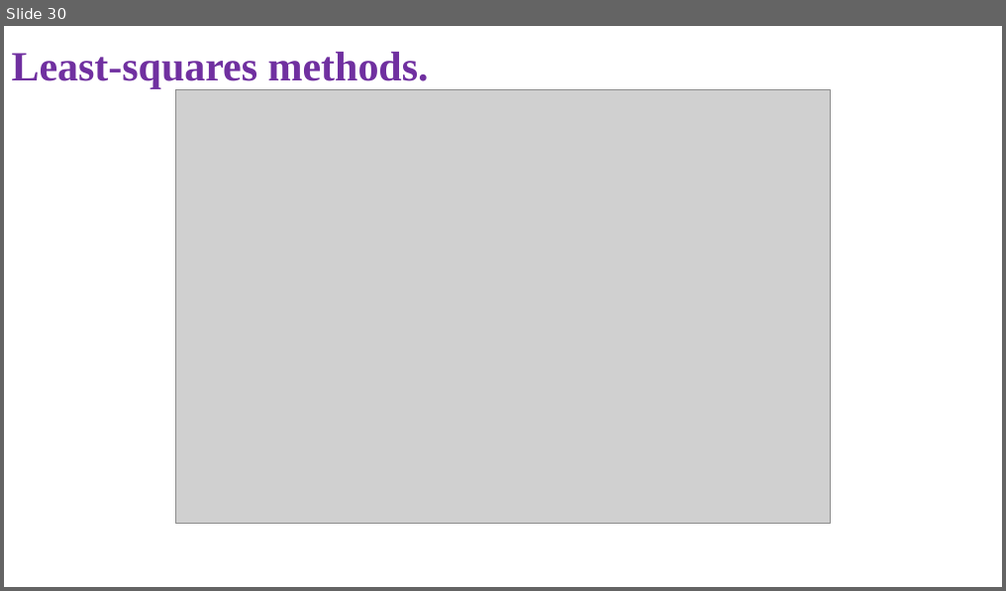
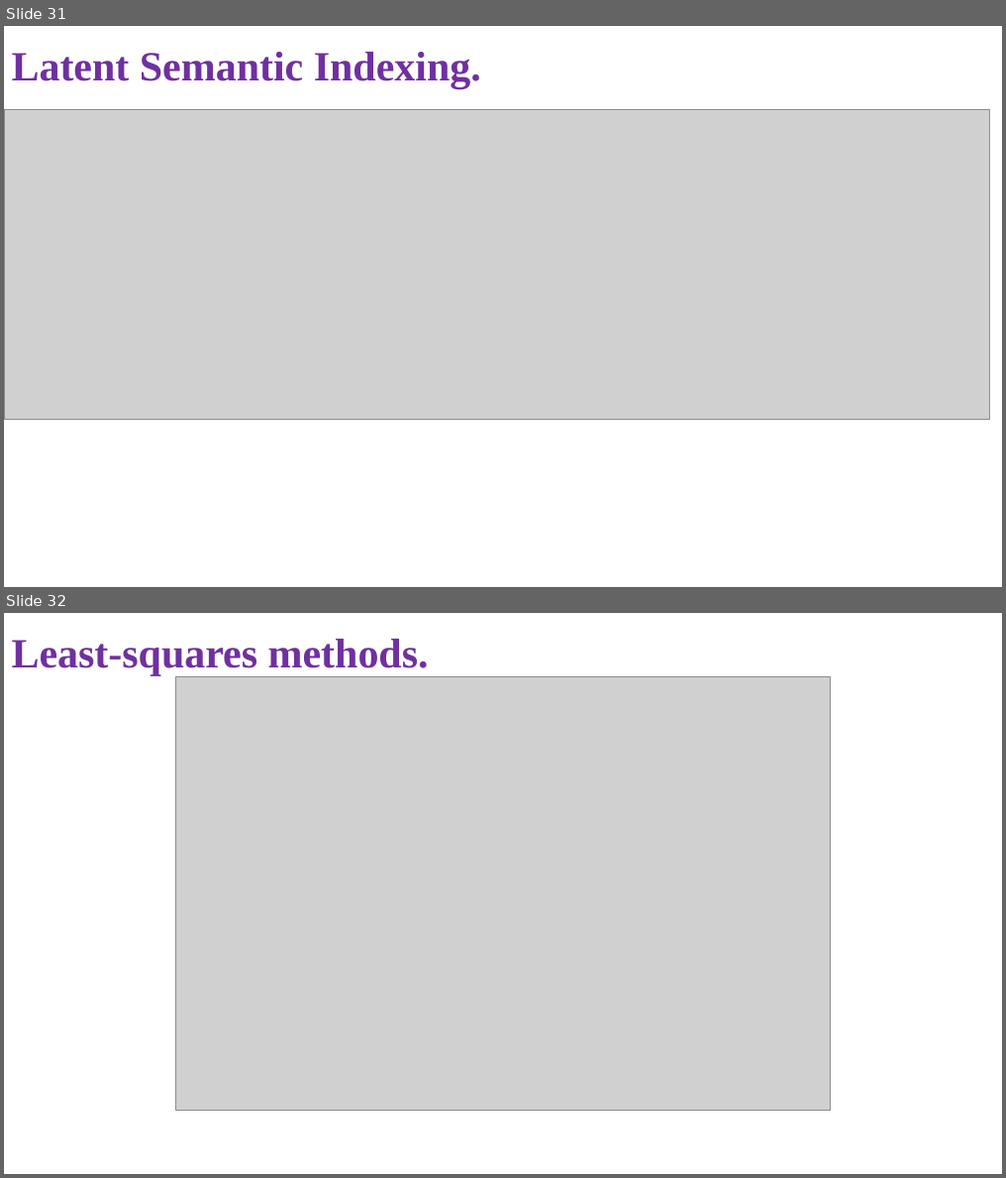
Before and after one commit to NghiLamPhuc/NLP., a slide deck: IR/Presentation1.pptx. Shown one above the other, each under a label of ours: slide 30 before the commit, slides 31 and 32 after it. The pictures are 1006x591 and 1006x1178 pixels, drawn with LibreOffice and Linux fonts; fonts in the diff are those of the drawing; grey boxes stand for pictures. Boxes give left, top, right and bottom in pixels: in the first picture for what was removed or moved away, otherwise in the second. Text is boxed around its words. In the diff, an @@ line names an element or a change of style, - is before the commit and + after.

```diff
--- a/IR/Presentation1.pptx
+++ b/IR/Presentation1.pptx
@@ slide 31 added at bbox=[4, 26, 1002, 587], background #FFFFFF @@
@@ text added at bbox=[12, 52, 481, 88], 40 pt, text #7030A0, bold @@
+Latent Semantic Indexing.
@@ picture added at bbox=[4, 109, 990, 420] @@
@@ what was slide 30 is now slide 32 @@
```
Also in this commit, not shown: 2 slides changed, 1 other slide added, 3 other files.
